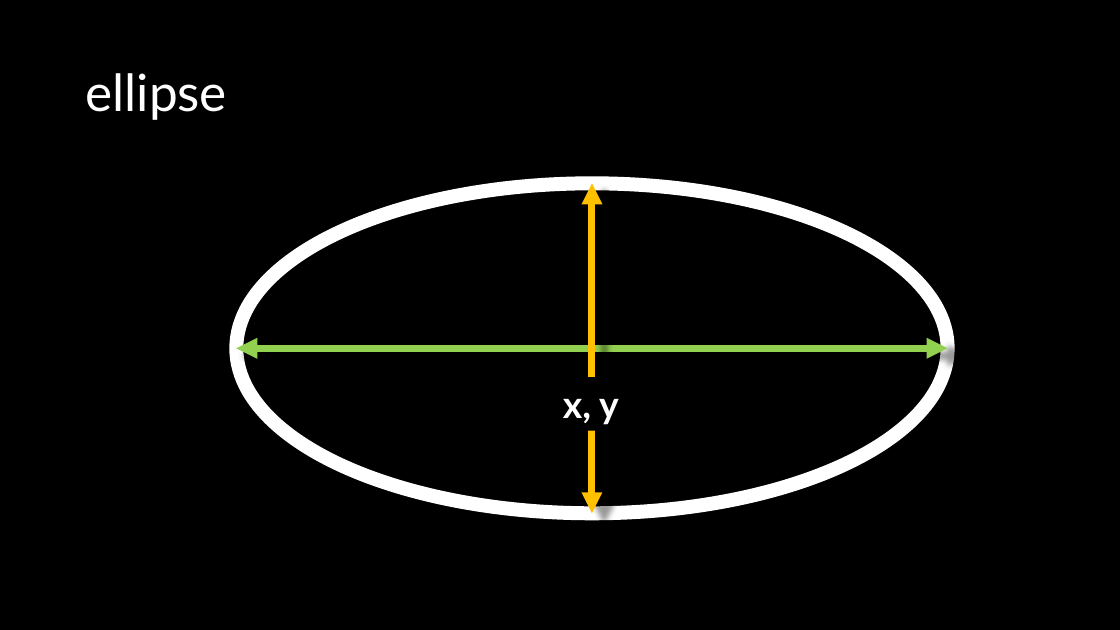
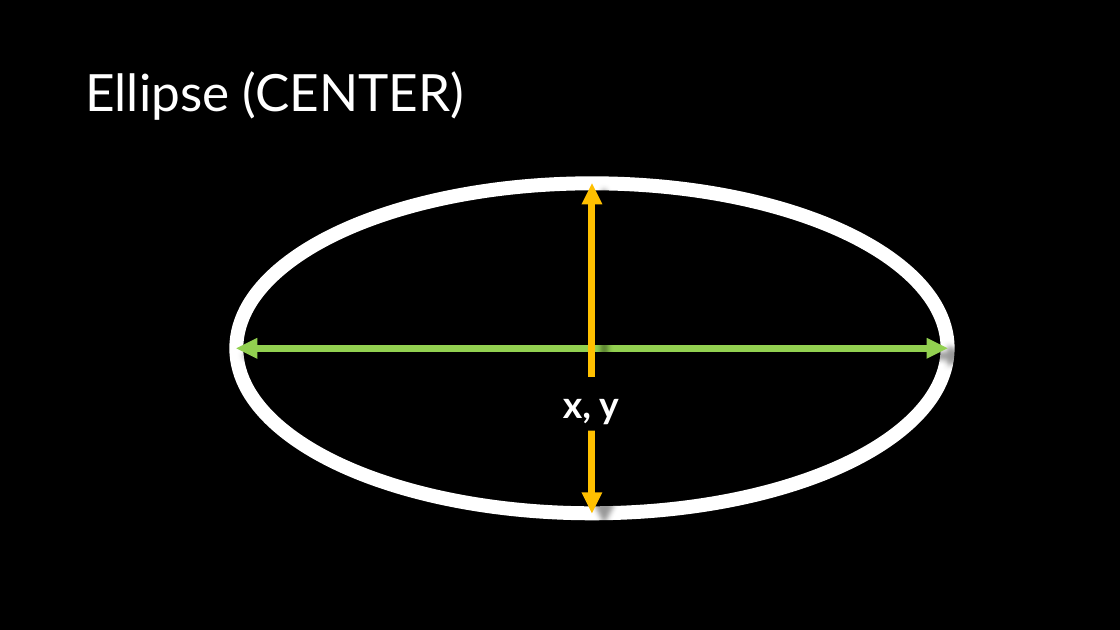
Before and after one commit to crhallberg/IMM120, a slide deck: slide 19 of Presentations/2018-09-11 - Drawing on a Screen.pptx (slide 10 before the commit). Drawn at 1120x630 pixels with LibreOffice and Linux fonts; fonts in the diff are those of the drawing. Boxes give left, top, right and bottom in pixels: in the first picture for what was removed or moved away, otherwise in the second. Text is boxed around its words. In the diff, an @@ line names an element or a change of style, - is before the commit and + after.

```diff
--- a/Presentations/2018-09-11 - Drawing on a Screen.pptx
+++ b/Presentations/2018-09-11 - Drawing on a Screen.pptx
@@ title at bbox=[85, 71, 464, 120]: text changed @@
-ellipse
+Ellipse (CENTER)
```
Also in this commit, not shown: 11 other slides changed, 35 slides added, 3 slides removed, 8 other files.
